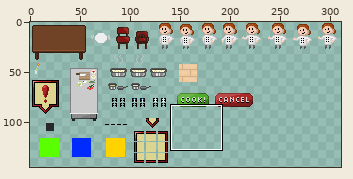
File history of a sprite sheet, Assets/Resources/KitchenAtlas.png. Above, an overview of the earlier version with the close-up marked.
Close-up. First the earlier version:
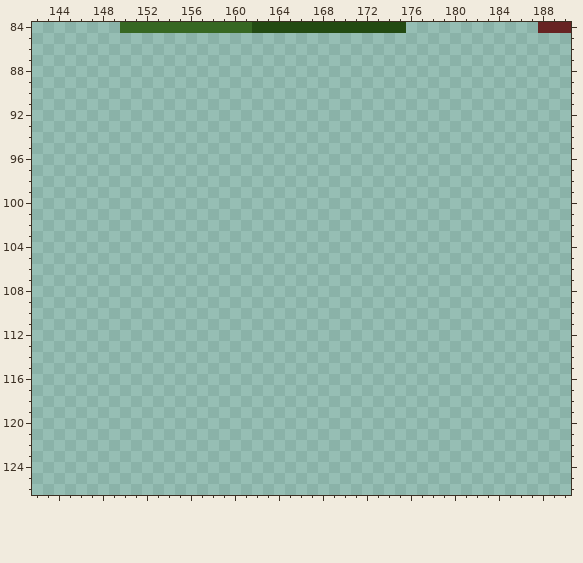
The file is 354x226 pixels. Colours within 5 levels of each other are drawn and written as one. Shown: x 142..190, y 84..126. The wide view leaves out empty margins.
The same view after the edit:
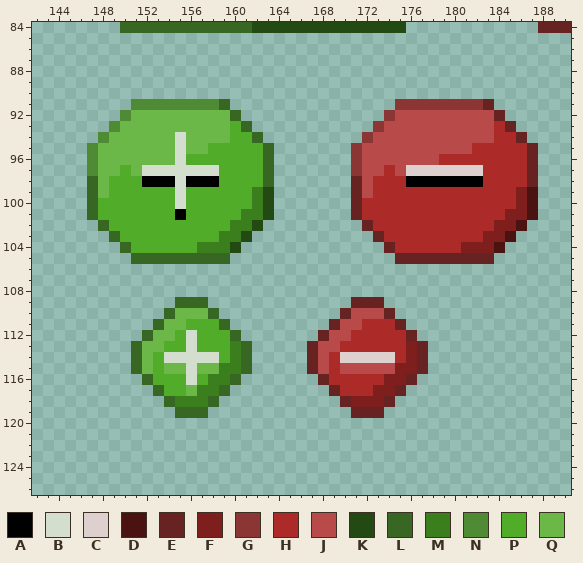
Palette (. is transparent): A #000000  B #d3decf  C #ded0cf  D #4a1312  E #672322  F #7e1f1e  G #8b3634  H #ac2b29  J #b84a49  K #234a12  L #376722  M #3b7e1e  N #4e8b34  P #51ac29  Q #6bb849
Edits made:
y 91: x 151..159 ......... -> NNNNNNNNL; x 175..183 ......... -> GGGGGGGGE
y 92: x 150..160 ........... -> NQQQQQQQQQL; x 174..184 ........... -> GJJJJJJJJJE
y 93: x 149..161 ............. -> NQQQQQQQQQQPL; x 173..185 ............. -> GJJJJJJJJJJHE
y 94: x 148..162 ............... -> NQQQQQQBQQQQPPL; x 172..186 ............... -> GJJJJJJJJJJJHHE
y 95: x 147..163 ................. -> NQQQQQQQBQQPPPPPL; x 171..187 ................. -> GJJJJJJJJJJHHHHHE
y 96: x 147..163 ................. -> NQQQQQQQBPPPPPPPL; x 171..187 ................. -> GJJJJJJJHHHHHHHHE
y 97: x 147..163 ................. -> NQQPQBBBBBBBPPPPL; x 171..187 ................. -> GJJHJCCCCCCCHHHHE
y 98: x 147..163 ................. -> LQPPPAAABAAAPPPPL; x 171..187 ................. -> EJHHHAAAAAAAHHHHE
y 99: x 147..163 ................. -> LQPPPPPPBPPPPPPMK; x 171..187 ................. -> EJHHHHHHHHHHHHHFD
y 100: x 147..163 ................. -> LPPPPPPPBPPPPPPMK; x 171..187 ................. -> EHHHHHHHHHHHHHHFD
y 101: x 147..163 ................. -> LPPPPPPPAPPPPPMMK; x 171..187 ................. -> EHHHHHHHHHHHHHFFD
y 102: x 148..162 ............... -> LPPPPPPPPPPPMMK; x 172..186 ............... -> EHHHHHHHHHHHFFD
y 103: x 149..161 ............. -> LPPPPPPPPPMMK; x 173..185 ............. -> EHHHHHHHHHFFD
y 104: x 150..160 ........... -> LPPPPPPMMMK; x 174..184 ........... -> EHHHHHHFFFD
y 105: x 151..159 ......... -> LLLLLLLLL; x 175..183 ......... -> EEEEEEEEE
y 109: x 155..157 ... -> LLL; x 171..173 ... -> EEE
y 110: x 154..158 ..... -> LQQQL; x 170..174 ..... -> EJJJE
y 111: x 153..159 ....... -> LQQPPPL; x 169..175 ....... -> EJJHHHE
y 112: x 152..160 ......... -> LQQPBPPPL; x 168..176 ......... -> EJJHHHHHE
y 113: x 151..161 ........... -> LQQPPBPPPML; x 167..177 ........... -> EJJHHHHHHFE
y 114: x 151..161 ........... -> LQPBBBBBPML; x 167..177 ........... -> EJHCCCCCHFE
y 115: x 151..161 ........... -> LQPQQBQQMML; x 167..177 ........... -> EJHJJJJJFFE
y 116: x 152..160 ......... -> LPPPBPMML; x 168..176 ......... -> EHHHHHFFE
y 117: x 153..159 ....... -> LPPQMML; x 169..175 ....... -> EHHHFFE
y 118: x 154..158 ..... -> LMMML; x 170..174 ..... -> EFFFE
y 119: x 155..157 ... -> LLL; x 171..173 ... -> EEE
